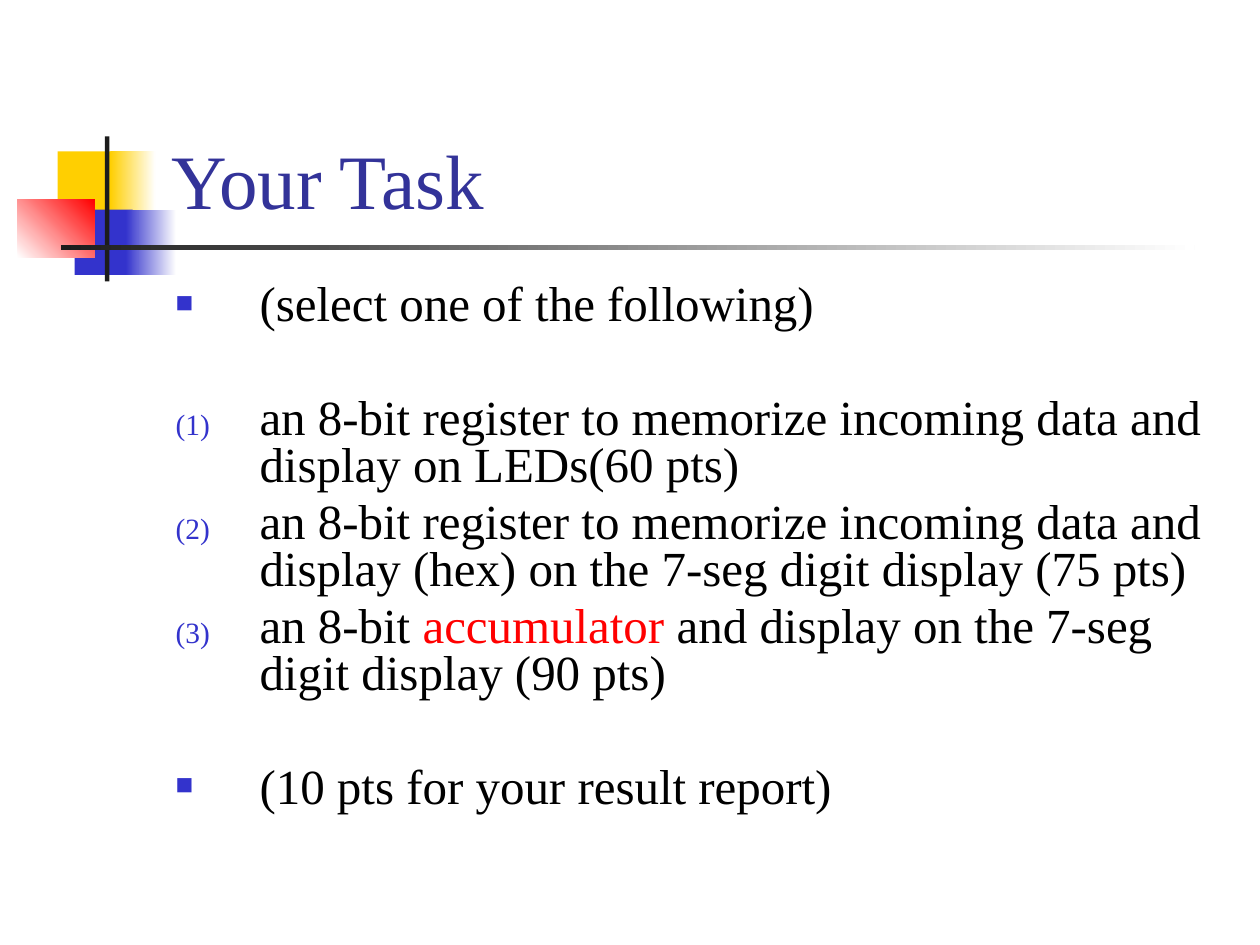
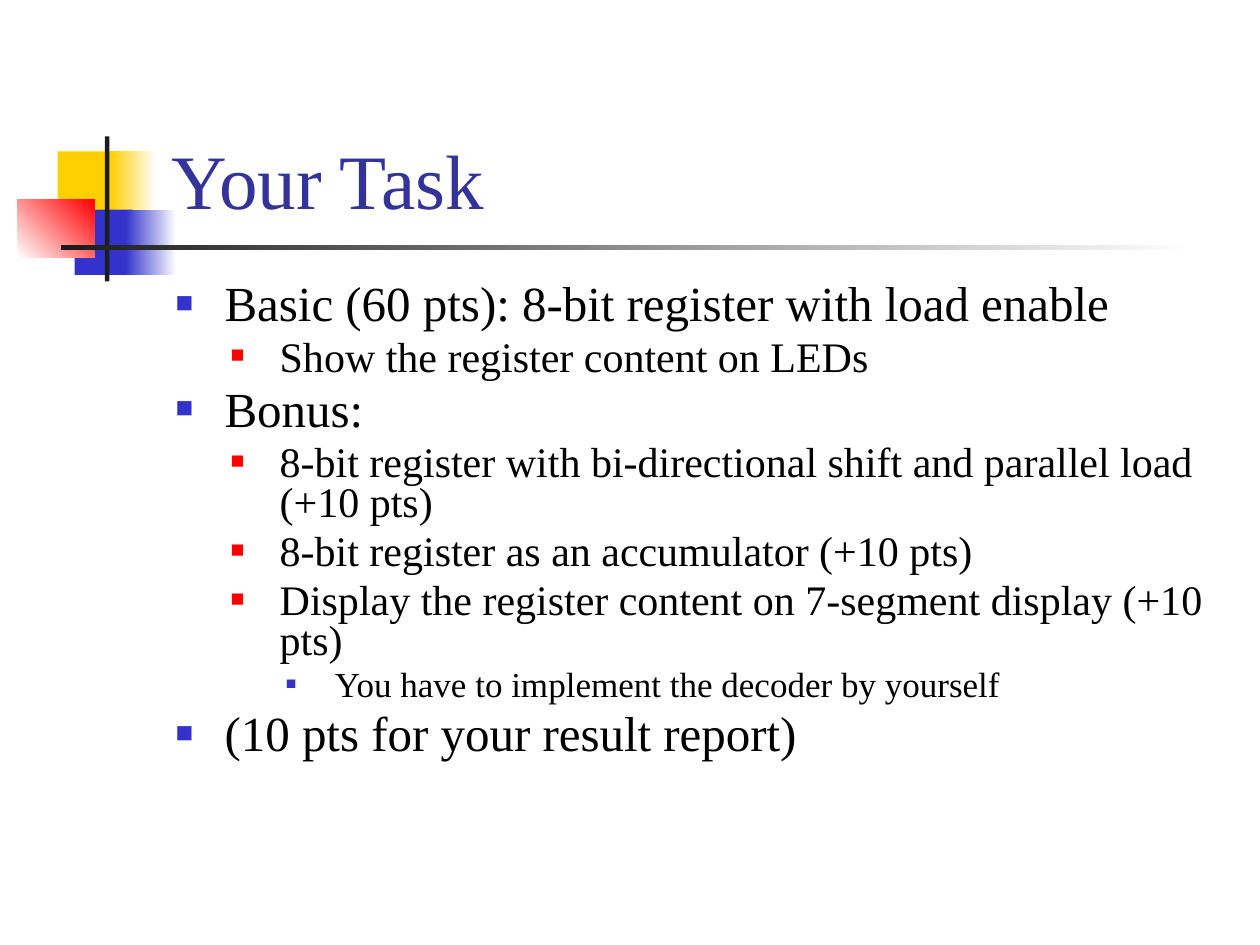
Before and after one commit to CGUSystemCourses/Comp_Org-2018, a slide deck: slide 2 of Lectures/lec03-registers/lab03-registers.pptx. Drawn at 1260x945 pixels with LibreOffice and Linux fonts; fonts in the diff are those of the drawing. Boxes give left, top, right and bottom in pixels: in the first picture for what was removed or moved away, otherwise in the second. Text is boxed around its words. In the diff, an @@ line names an element or a change of style, - is before the commit and + after.

```diff
--- a/Lectures/lec03-registers/lab03-registers.pptx
+++ b/Lectures/lec03-registers/lab03-registers.pptx
@@ text at [225, 287, 1203, 705]: text changed; size 28 to 24 pt @@
-■ (select one of the following)
-(1) an 8-bit register to memorize incoming data and display on LEDs(60 pts)
-(2) an 8-bit register to memorize incoming data and display (hex) on the 7-seg digit display (75 pts)
-(3) an 8-bit accumulator and display on the 7-seg digit display (90 pts)
+■ Basic (60 pts): 8-bit register with load enable
+  ■ Show the register content on LEDs
+■ Bonus:
+  ■ 8-bit register with bi-directional shift and parallel load (+10 pts)
+  ■ 8-bit register as an accumulator (+10 pts)
+  ■ Display the register content on 7-segment display (+10 pts)
+    ■ You have to implement the decoder by yourself
@@ text at [225, 716, 796, 761]: indent changed @@
```
Also in this commit, not shown: 4 other slides changed, 8 slides removed, 1 other file.
